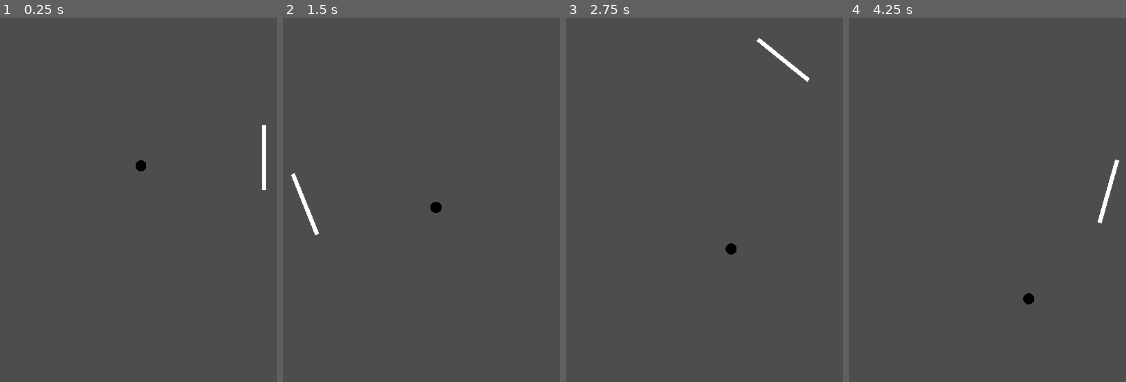
Above: before the commit, frames 1-4 (left to right).
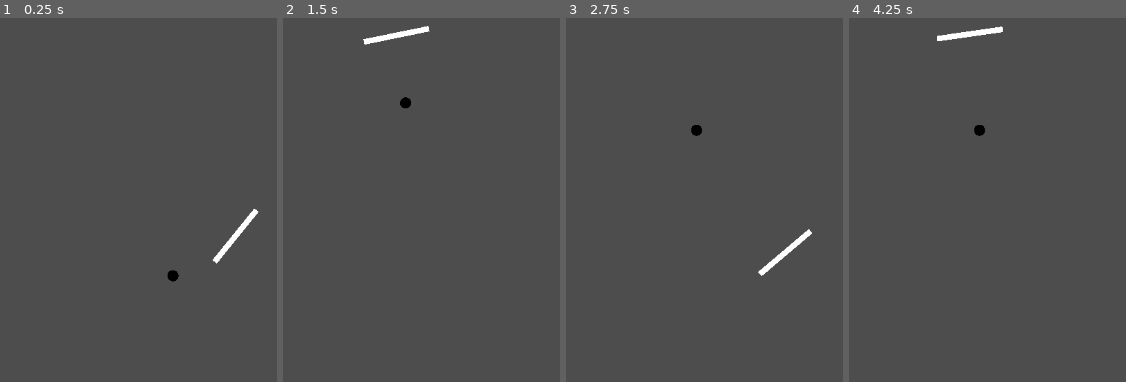
Above: after the commit, the same moments.

Repository: Binh2/godot-ping-pong-alone
Game: Godot game, scene res://main.tscn
Two runs of this game, one before a commit and one after it. Both use one fixed random seed, a clock stepped at 60 frames per second and the inputs below.
Inputs (mouse positions are in pixels of both pictures, inside the frame that each line leads up to):
- Up to frame 1 (0.25 s): no input
- Up to frame 2 (1.5 s): move the mouse to (outside the picture) at 0.52 s; move the mouse to (outside the picture) at 1.27 s
- Up to frame 3 (2.75 s): move the mouse to (784, 58) at 2.02 s
- Up to frame 4 (4.25 s): move the mouse to (948, 247) at 2.77 s; move the mouse to (outside the picture) at 3.52 s

The runs differ from the first frame. In frame 1, 0.9% of the frame differs, in the area x 49-97%, y 29-73%; in frame 2, 0.9%; in frame 3, 0.9%, in the area x 45-89%, y 5-71%; in frame 4, 0.9%.

Commit message:
Add simple auto play, fix ball double collide, and ball bounce in a reflection type way

Diff:
--- /dev/null
+++ b/auto_play.gd
@@ -0,0 +1,9 @@
+extends Node
+
+
+@export var is_auto_play: bool = true
+var auto_play_angle: float = 0:
+	set(value):
+		#auto_play_angle = value + randf_range(-0.26625, 0.26625) # arctan(6/22)
+		#auto_play_angle = value + 0.2662
+		auto_play_angle = value
--- a/ball.gd
+++ b/ball.gd
@@ -2,15 +2,43 @@
 
 var center: Vector2
 var direction: Vector2
-var speed = 50
+
+@export var speed = 100
+var circle_radius = 8
+var circle_color = Color.BLACK
+var is_recently_touch = false
+var timeout_time = 0.1
+
 
 func _draw() -> void:
-	draw_circle(Vector2.ZERO, 8, Color.BLACK)
+	draw_circle(Vector2.ZERO, circle_radius, circle_color)
+
 
 func _ready() -> void:
 	center = get_viewport_rect().size / 2
 	position = center
 	direction = Vector2.LEFT.rotated(randf_range(-PI, PI))
+	AutoPlay.auto_play_angle = direction.angle()
+
 
 func _process(delta: float) -> void:
 	position += direction * speed * delta
+
+
+func get_unit_vector(angle: float):
+	return Vector2(cos(angle), sin(angle))
+
+
+func _on_area_2d_body_entered(body: Node2D) -> void:
+	if body.is_in_group("Player"):
+		if !is_recently_touch:
+			var normal_vector = get_unit_vector(PlayerVariables.angle)
+			direction = direction - 2 * direction.dot(normal_vector) * normal_vector
+			print("Collide")
+			AutoPlay.auto_play_angle = direction.angle()
+			is_recently_touch = true
+			$Timer.start(timeout_time)
+
+
+func _on_timer_timeout() -> void:
+	is_recently_touch = false
--- a/ball.tscn
+++ b/ball.tscn
@@ -8,8 +8,17 @@
 
 [node name="Ball" type="Node2D"]
 script = ExtResource("1_x8fbi")
+speed = 820
 
-[node name="RigidBody2D" type="RigidBody2D" parent="."]
+[node name="Area2D" type="Area2D" parent="."]
+collision_layer = 2
+collision_mask = 5
 
-[node name="CollisionShape2D" type="CollisionShape2D" parent="RigidBody2D"]
+[node name="CollisionShape2D" type="CollisionShape2D" parent="Area2D"]
 shape = SubResource("CapsuleShape2D_41u45")
+
+[node name="Timer" type="Timer" parent="."]
+
+[connection signal="area_entered" from="Area2D" to="." method="_on_area_2d_area_entered"]
+[connection signal="body_entered" from="Area2D" to="." method="_on_area_2d_body_entered"]
+[connection signal="timeout" from="Timer" to="." method="_on_timer_timeout"]
--- a/player.gd
+++ b/player.gd
@@ -1,36 +1,37 @@
 extends Node2D
 
 
-@export var angle: float
 var angle_speed: float = 10
 var center: Vector2
 var prev_mouse_position: Vector2
 
-
 func get_angle() -> float:
+	if AutoPlay.is_auto_play:
+		return AutoPlay.auto_play_angle
 	return (get_viewport().get_mouse_position() - center).angle()
 
 
 func _ready() -> void:
 	prev_mouse_position = get_viewport().get_mouse_position()
 	center = get_viewport_rect().size / 2
-	angle = get_angle()
+	PlayerVariables.angle = get_angle()
 
 
 func _process(delta: float) -> void:
 	position = center
-	angle = get_angle()
-	var rotation_change = (angle - rotation) * angle_speed * delta
+	PlayerVariables.angle = get_angle()
+	var rotation_change = (PlayerVariables.angle - rotation) * angle_speed * delta
 	rotation += rotation_change
 
 	# To fix the bug of the player jumping when angle switch from -PI to PI
-	var mouse_position = get_viewport().get_mouse_position()
-	if prev_mouse_position.x < center.x && mouse_position.x < center.x:
-		if prev_mouse_position.y < center.y && mouse_position.y >= center.y: # Mouse move from top left to bottom left
-			rotation += 2 * PI
-			rotation -= rotation_change
-		elif prev_mouse_position.y > center.y && mouse_position.y <= center.y: # Mouse move from bottom left to top left
-			rotation -= 2 * PI
-			rotation -= rotation_change
+	if !AutoPlay.is_auto_play:
+		var mouse_position = get_viewport().get_mouse_position()
+		if prev_mouse_position.x < center.x && mouse_position.x < center.x:
+			if prev_mouse_position.y < center.y && mouse_position.y >= center.y: # Mouse move from top left to bottom left
+				rotation += 2 * PI
+				rotation -= rotation_change
+			elif prev_mouse_position.y > center.y && mouse_position.y <= center.y: # Mouse move from bottom left to top left
+				rotation -= 2 * PI
+				rotation -= rotation_change
 
-	prev_mouse_position = mouse_position
+		prev_mouse_position = mouse_position
--- a/player.tscn
+++ b/player.tscn
@@ -5,20 +5,20 @@
 [sub_resource type="CanvasTexture" id="CanvasTexture_4flbx"]
 
 [sub_resource type="RectangleShape2D" id="RectangleShape2D_sh265"]
-size = Vector2(4.37483, 65.1851)
+size = Vector2(5.70113, 66.5664)
 
 [node name="Player" type="Node2D"]
 script = ExtResource("1_4flbx")
 
 [node name="Sprite2D" type="Sprite2D" parent="."]
-position = Vector2(181, -4.76837e-07)
-scale = Vector2(6, 94)
+position = Vector2(180, 1.60933e-06)
+scale = Vector2(8, 96)
 texture = SubResource("CanvasTexture_4flbx")
 
-[node name="Area2D" type="Area2D" parent="."]
-position = Vector2(181, 0)
+[node name="CharacterBody2D" type="CharacterBody2D" parent="." groups=["Player"]]
+collision_mask = 2
 
-[node name="CollisionShape2D" type="CollisionShape2D" parent="Area2D"]
-position = Vector2(0, 7.62939e-06)
+[node name="CollisionShape2D" type="CollisionShape2D" parent="CharacterBody2D"]
+position = Vector2(180, 2.14577e-06)
 scale = Vector2(1.40323, 1.44217)
 shape = SubResource("RectangleShape2D_sh265")
--- /dev/null
+++ b/player_variables.gd
@@ -0,0 +1,3 @@
+extends Node
+
+@export var angle: float
--- a/project.godot
+++ b/project.godot
@@ -14,3 +14,14 @@
 run/main_scene="uid://d2hoo0jm436jn"
 config/features=PackedStringArray("4.4", "Forward Plus")
 config/icon="res://icon.svg"
+
+[autoload]
+
+AutoPlay="*res://auto_play.gd"
+PlayerVariables="*res://player_variables.gd"
+
+[layer_names]
+
+2d_physics/layer_1="Player"
+2d_physics/layer_2="Ball"
+2d_physics/layer_3="Screen"
Not shown, added: auto_play.gd.uid
Not shown, added: player_variables.gd.uid
